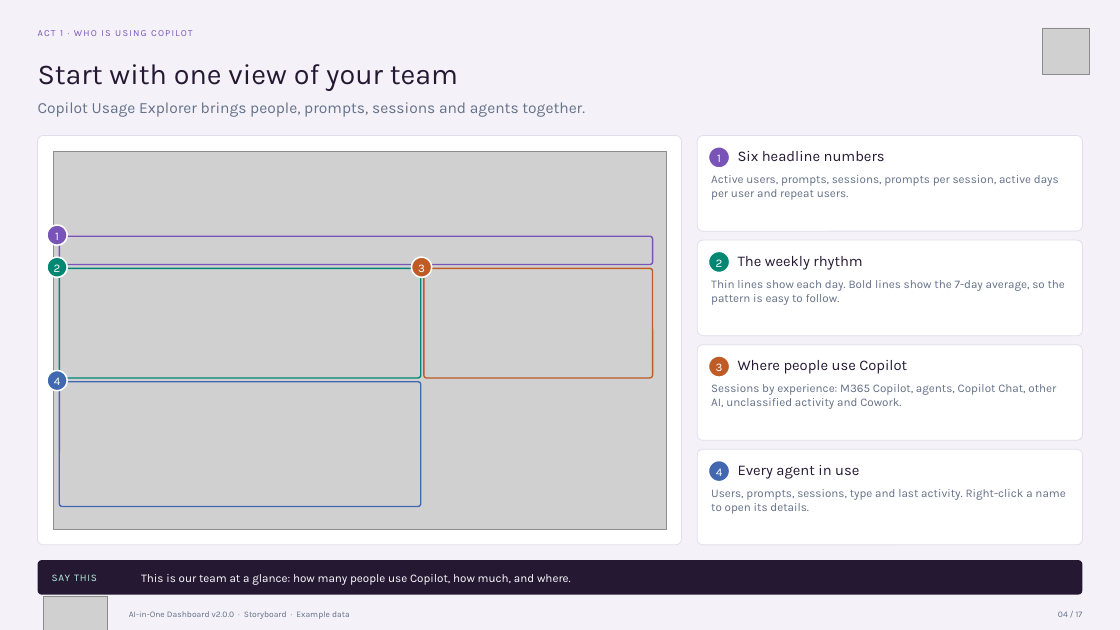
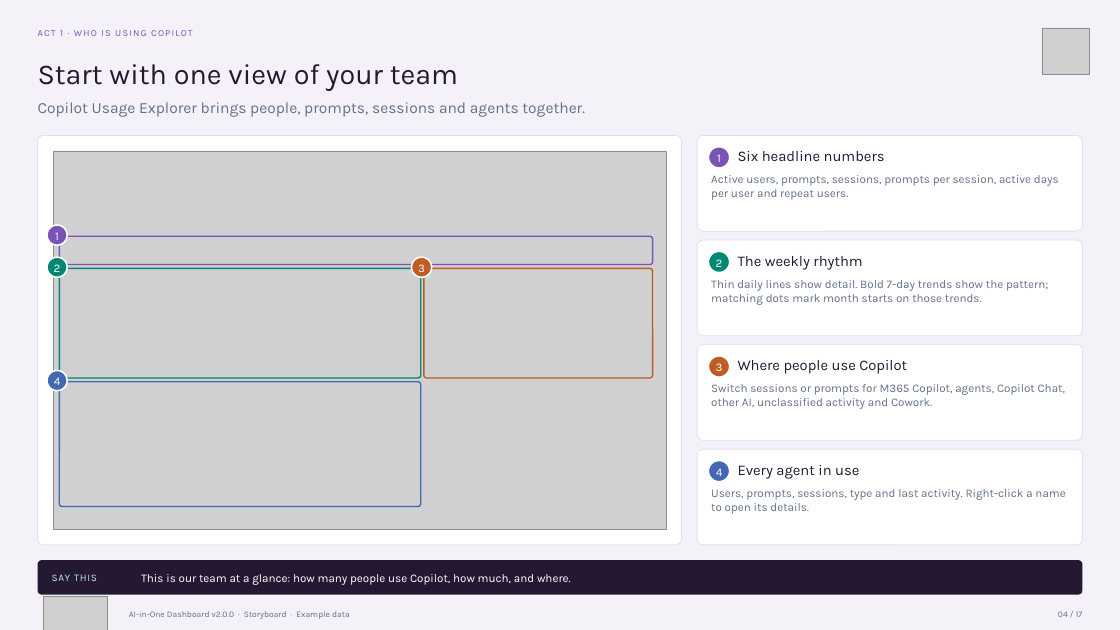
Before and after one commit to microsoft/AI-in-One-Dashboard, a slide deck: slide 4 of AI-in-One-v2.0.0-Storyboard.pptx. Drawn at 1120x630 pixels with LibreOffice and Linux fonts; fonts in the diff are those of the drawing; grey boxes stand for pictures. Boxes give left, top, right and bottom in pixels: in the first picture for what was removed or moved away, otherwise in the second. Text is boxed around its words. In the diff, an @@ line names an element or a change of style, - is before the commit and + after.

```diff
--- a/AI-in-One-v2.0.0-Storyboard.pptx
+++ b/AI-in-One-v2.0.0-Storyboard.pptx
@@ text at (x1=711, y1=280, x2=1048, y2=305): text changed @@
-Thin lines show each day. Bold lines show the 7-day average, so the pattern is easy to follow.
+Thin daily lines show detail. Bold 7-day trends show the pattern; matching dots mark month starts on those trends.
@@ text at (x1=711, y1=384, x2=1065, y2=409): text changed @@
-Sessions by experience: M365 Copilot, agents, Copilot Chat, other AI, unclassified activity and Cowork.
+Switch sessions or prompts for M365 Copilot, agents, Copilot Chat, other AI, unclassified activity and Cowork.
```
Also in this commit, not shown: 11 other slides changed, 28 other files.
